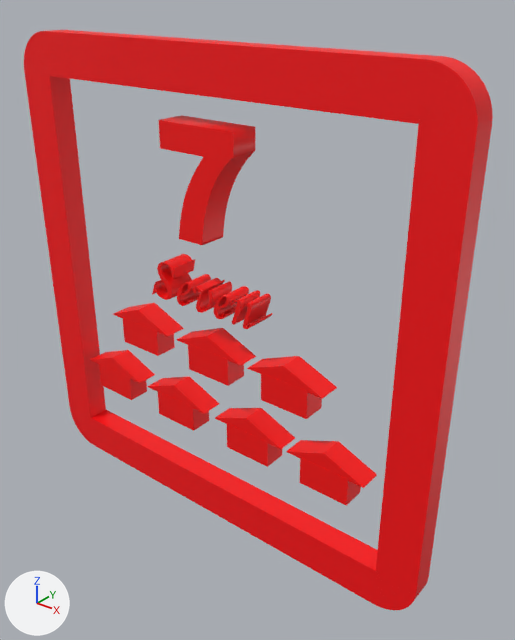
Two versions of the glTF model assets/models/Number/Number_7.glb, one commit apart.
Before and after are seen from a 50 mm lens placed at (1.75, -0.58, 2.82), pointed at (0.14, 1.42, 1.58). Every picture has the same lights, and +X, +Y and +Z are marked at lower left. Where no turn or scale is listed for an object, it has been applied to the vertices.

The older version as bpy lines, for what is in view:
```python
ob_cube = bpy.data.objects.new('Cube', me_cube)
ob_cube.location = (0.0, 1.328, 1.614)
ob_cube_001 = bpy.data.objects.new('Cube.001', me_cube_039)
ob_cube_001.location = (-0.002, 1.329, 1.386)
ob_cube_003 = bpy.data.objects.new('Cube.003', me_cube_037)
ob_cube_003.location = (0.084, 1.329, 1.478)
ob_cube_006 = bpy.data.objects.new('Cube.006', me_cube_042)
ob_cube_006.location = (-0.402, 1.329, 1.386)
ob_cube_009 = bpy.data.objects.new('Cube.009', me_cube_045)
ob_cube_009.location = (0.382, 1.329, 1.386)
ob_cube_010 = bpy.data.objects.new('Cube.010', me_cube_046)
ob_cube_010.location = (0.577, 1.329, 1.081)
ob_cube_013 = bpy.data.objects.new('Cube.013', me_cube_049)
ob_cube_013.location = (-0.607, 1.329, 1.081)
ob_cube_018 = bpy.data.objects.new('Cube.018', me_cube_054)
ob_cube_018.location = (-0.207, 1.329, 1.081)
ob_cube_021 = bpy.data.objects.new('Cube.021', me_cube_057)
ob_cube_021.location = (0.201, 1.329, 1.081)
# also in view: 'Cube.019' at (0.29, 1.33, 1.17); 'Cube.012' at (0.66, 1.33, 1.17); 'Cube.015' at (-0.52, 1.33, 1.17); 'Text' at (-0.02, 1.33, 2.12); 'Cube.016' at (-0.12, 1.33, 1.17)
```
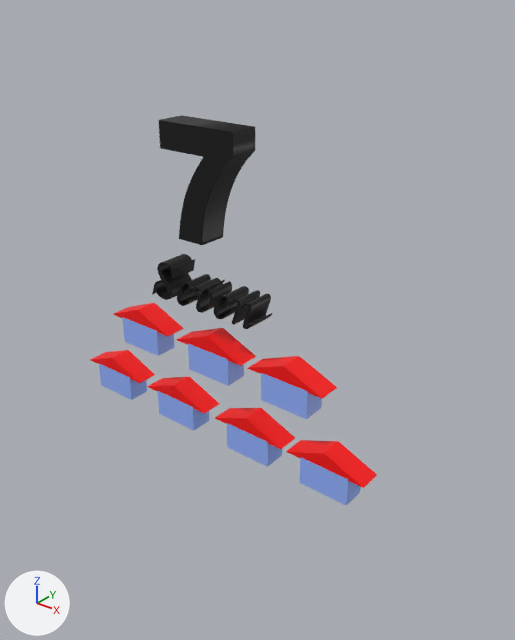
Pixel boxes [x1, y1, x2, y2] of what changed, in the pictures (515 x 640 px):
'Cube', deleted (red): before [24, 30, 493, 610]
'Text', recoloured (red to black): [158, 115, 255, 245] in both
'Text.001', recoloured (red to black): [152, 254, 272, 329] in both
'Cube.009', recoloured (red to blue): [261, 373, 322, 419] in both
'Cube.010', recoloured (red to blue): [300, 457, 361, 506] in both
'Cube.001', recoloured (red to blue): [188, 344, 244, 386] in both
'Cube.021', recoloured (red to blue): [227, 423, 282, 467] in both
'Cube.006', recoloured (red to blue): [122, 317, 175, 356] in both
'Cube.018', recoloured (red to blue): [158, 391, 209, 431] in both
'Cube.013', recoloured (red to blue): [99, 363, 147, 400] in both

Edits to the bpy script that builds the scene:
```text
Change mat_material_004:
    mat_material_004.base_color: (1.0, 0.0, 0.0) -> (0.0, 0.0, 0.0)  # red #ff0000 -> black #000000
Change mat_material_002:
    mat_material_002.base_color: (1.0, 0.0, 0.0) -> (0.0, 0.0, 0.0)  # red #ff0000 -> black #000000
Change mat_material_065:
    mat_material_065.base_color: (1.0, 0.0, 0.0) -> (0.296, 0.451, 1.0)  # red #ff0000 -> blue #94b3ff
Change mat_material_068:
    mat_material_068.base_color: (1.0, 0.0, 0.0) -> (0.296, 0.451, 1.0)  # red #ff0000 -> blue #94b3ff
Change mat_material_071:
    mat_material_071.base_color: (1.0, 0.0, 0.0) -> (0.296, 0.451, 1.0)  # red #ff0000 -> blue #94b3ff
Change mat_material_072:
    mat_material_072.base_color: (1.0, 0.0, 0.0) -> (0.296, 0.451, 1.0)  # red #ff0000 -> blue #94b3ff
Change mat_material_075:
    mat_material_075.base_color: (1.0, 0.0, 0.0) -> (0.296, 0.451, 1.0)  # red #ff0000 -> blue #94b3ff
Change mat_material_080:
    mat_material_080.base_color: (1.0, 0.0, 0.0) -> (0.296, 0.451, 1.0)  # red #ff0000 -> blue #94b3ff
Change mat_material_083:
    mat_material_083.base_color: (1.0, 0.0, 0.0) -> (0.296, 0.451, 1.0)  # red #ff0000 -> blue #94b3ff
Remove ob_cube:
    ob_cube = bpy.data.objects.new('Cube', me_cube)
    ob_cube.location = (0.0, 1.328, 1.614)
```
